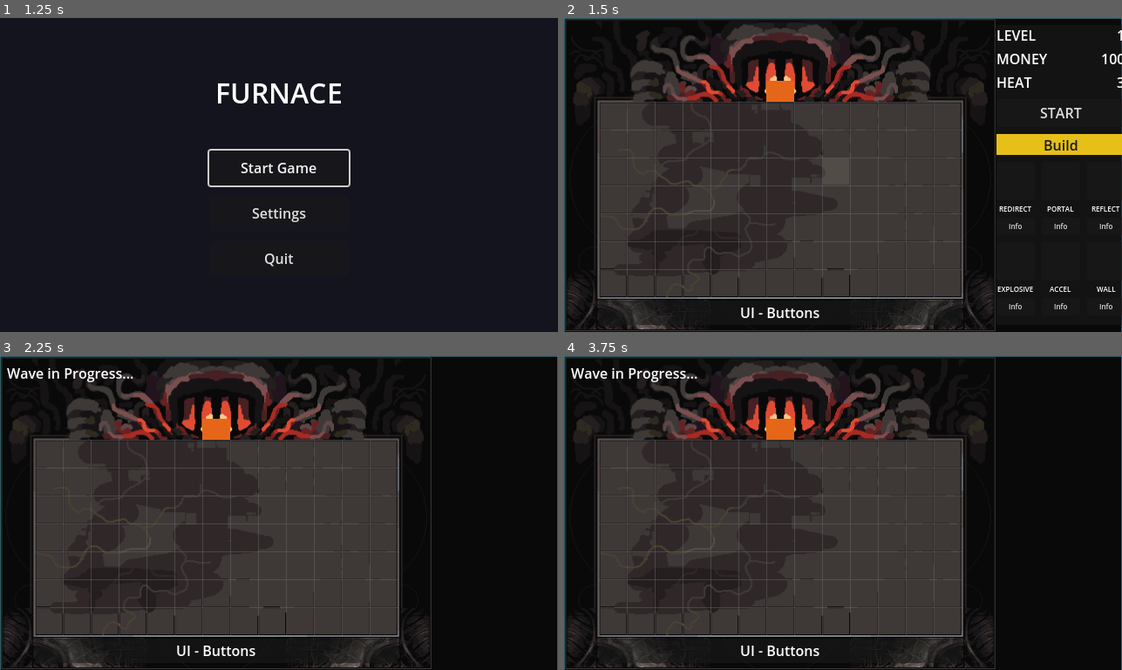
Above: before the commit, frames 1-4 (two rows, left to right).
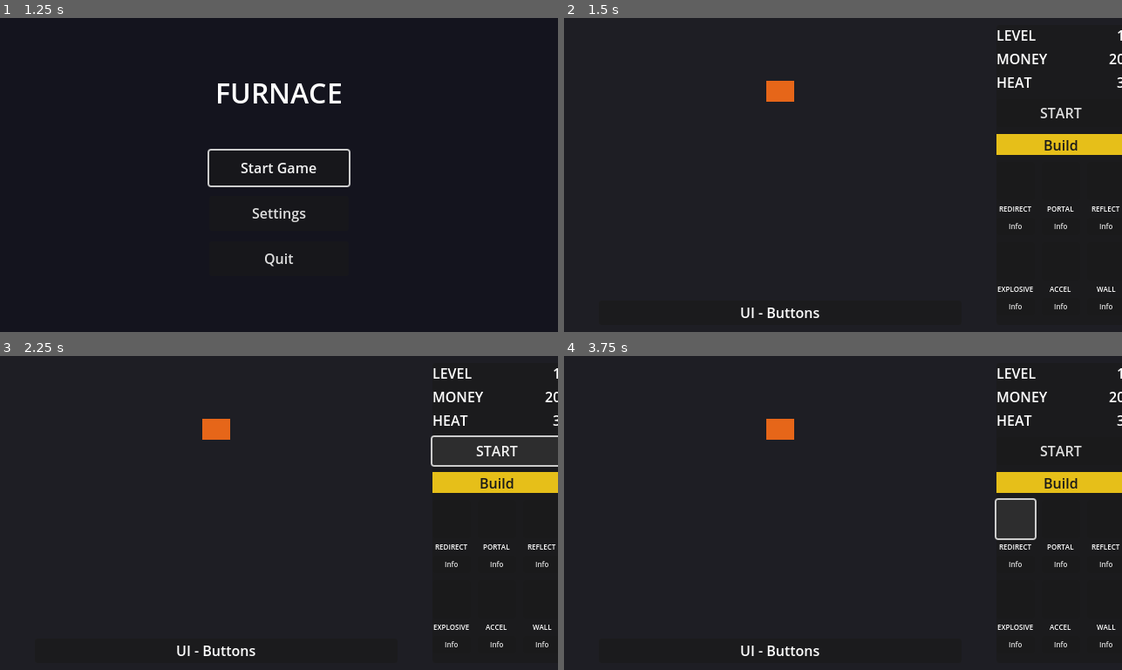
Above: after the commit, the same moments.

Repository: Arcane-Laboratory/Furnace
Game: Godot game, scene res://scenes/ui/title_screen.tscn
Two runs of this game, one before a commit and one after it. Both use one fixed random seed, a clock stepped at 60 frames per second and the inputs below.
Inputs (mouse positions are in pixels of both pictures, inside the frame that each line leads up to):
- Up to frame 1 (1.25 s): tap Enter at 0.5 s; move the mouse to (401, 159) at 0.52 s; click (401, 159) at 0.67 s
- Up to frame 2 (1.5 s): click "Start Game" at 1.25 s
- Up to frame 3 (2.25 s): click "START" at 2 s
- Up to frame 4 (3.75 s): click (1060, 450) at 2.75 s, where only the run after the commit has a clickable "START"; click (1015, 519) at 3.52 s

Frame 1 is identical in both runs. In frame 2, 48% of the frame differs, in the area x 0-100%, y 0-100%; in frame 3, 53%; in frame 4, 52%.
Error after the commit: Parse Error: Cannot infer the type of "tile" variable because the value doesn't have a set type. (res://scripts/game/game_scene.gd:105)

Commit message:
debugging game scene

Diff:
--- a/godot/project.godot
+++ b/godot/project.godot
@@ -20,6 +20,7 @@
 GameConfig="*res://scripts/autoload/game_config.gd"
 GameManager="*res://scripts/autoload/game_manager.gd"
 SceneManager="*res://scripts/autoload/scene_manager.gd"
+TileManager="*res://scripts/tiles/tile_manager.gd"
 
 [display]
 
--- a/godot/scenes/game/game_scene.tscn
+++ b/godot/scenes/game/game_scene.tscn
@@ -12,13 +12,17 @@
 color = Color(0.12, 0.12, 0.14, 1)
 
 [node name="Background" type="Sprite2D" parent="."]
+texture_filter = 1
 position = Vector2(320, 180)
-texture_filter = 1
 
 [node name="GameBoard" type="Node2D" parent="."]
 position = Vector2(40, 96)
 
 [node name="GridOverlay" type="Node2D" parent="GameBoard"]
+
+[node name="Tiles" type="Node2D" parent="GameBoard"]
+
+[node name="SpawnPoints" type="Node2D" parent="GameBoard"]
 
 [node name="FurnaceEntry" type="Node2D" parent="GameBoard"]
 position = Vector2(208, 0)
@@ -27,7 +31,6 @@
 offset_left = -16.0
 offset_top = -24.0
 offset_right = 16.0
-offset_bottom = 0.0
 color = Color(0.9, 0.4, 0.1, 1)
 
 [node name="Enemies" type="Node2D" parent="GameBoard"]
--- a/godot/scripts/game/game_scene.gd
+++ b/godot/scripts/game/game_scene.gd
@@ -8,6 +8,8 @@
 @onready var grid_overlay: Node2D = $GameBoard/GridOverlay
 @onready var background: Sprite2D = $Background
 @onready var game_board: Node2D = $GameBoard
+@onready var tiles_container: Node2D = $GameBoard/Tiles
+@onready var spawn_points_container: Node2D = $GameBoard/SpawnPoints
 
 # Stats labels
 @onready var level_value: Label = $UILayer/RightPanel/VBoxContainer/StatsContainer/LevelRow/LevelValue
@@ -18,8 +20,8 @@
 var is_paused: bool = false
 var selected_rune_type: String = ""
 
-# Grid state: 2D array tracking what's placed on each tile
-var grid_state: Array = []
+# Level data
+var current_level_data: LevelData = null
 
 # Hover highlight
 var hover_highlight: ColorRect
@@ -29,9 +31,11 @@
 
 func _ready() -> void:
 	_load_background()
-	_init_grid_state()
+	_load_level_data()
+	_initialize_tile_system()
 	_draw_grid()
 	_create_hover_highlight()
+	_create_spawn_point_markers()
 
 	GameManager.reset_for_level(GameManager.current_level)
 	GameManager.resources_changed.connect(_on_resources_changed)
@@ -53,13 +57,56 @@
 		background.texture = load(bg_path)
 
 
-func _init_grid_state() -> void:
-	grid_state.clear()
+func _load_level_data() -> void:
+	# Try to load level data resource, or create default
+	var level_path := "res://levels/level_%d.tres" % GameManager.current_level
+	if ResourceLoader.exists(level_path):
+		current_level_data = load(level_path) as LevelData
+	else:
+		# Create default level data for testing
+		current_level_data = _create_default_level_data()
+
+
+func _create_default_level_data() -> LevelData:
+	var level_data := LevelData.new()
+	level_data.level_number = GameManager.current_level
+	level_data.level_name = "Level %d" % GameManager.current_level
+	level_data.starting_resources = GameConfig.get_level_resources(GameManager.current_level)
+
+	# Default spawn points (bottom of grid)
+	level_data.spawn_points = [
+		Vector2i(3, GameConfig.GRID_ROWS - 1),
+		Vector2i(6, GameConfig.GRID_ROWS - 1),
+		Vector2i(9, GameConfig.GRID_ROWS - 1),
+	]
+
+	# Default furnace position (top center)
+	level_data.furnace_position = Vector2i(6, 0)
+
+	# Default enemy wave
+	level_data.enemy_waves = [
+		{"enemy_type": "basic", "spawn_point": 0, "delay": 0.0},
+		{"enemy_type": "basic", "spawn_point": 1, "delay": 1.0},
+		{"enemy_type": "basic", "spawn_point": 2, "delay": 2.0},
+	]
+
+	return level_data
+
+
+func _initialize_tile_system() -> void:
+	# Initialize TileManager with level data
+	TileManager.initialize_from_level_data(current_level_data)
+
+	# Add all tiles to the scene and set their positions
+	# We need to iterate through the tiles dictionary to get both position and tile
 	for x in range(GameConfig.GRID_COLUMNS):
-		var column: Array = []
 		for y in range(GameConfig.GRID_ROWS):
-			column.append(null)  # null = empty, or store rune/wall data
-		grid_state.append(column)
+			var grid_pos := Vector2i(x, y)
+			var tile := TileManager.get_tile(grid_pos)
+			if tile and is_instance_valid(tile):
+				tiles_container.add_child(tile)
+				# Set grid position after adding to tree (ensures node is ready)
+				tile.set_grid_position(grid_pos)
 
 
 func _draw_grid() -> void:
@@ -98,8 +145,17 @@
 
 
 func _update_hover_highlight() -> void:
+	if not hover_highlight:
+		return
+
 	if GameManager.current_state != GameManager.GameState.BUILD_PHASE:
 		hover_highlight.color.a = 0.0
+		# Clear tile highlights
+		if current_hover_cell != Vector2i(-1, -1):
+			var tile := TileManager.get_tile(current_hover_cell)
+			if tile:
+				tile.set_highlight(false)
+			current_hover_cell = Vector2i(-1, -1)
 		return
 
 	var mouse_pos := get_global_mouse_position()
@@ -114,16 +170,38 @@
 		var new_cell := Vector2i(cell_x, cell_y)
 
 		if new_cell != current_hover_cell:
+			# Clear previous tile highlight
+			if current_hover_cell != Vector2i(-1, -1):
+				var prev_tile := TileManager.get_tile(current_hover_cell)
+				if prev_tile:
+					prev_tile.set_highlight(false)
+
 			current_hover_cell = new_cell
+
+			# Update hover highlight position
 			_animate_highlight_to_cell(cell_x, cell_y)
+
+			# Update tile highlight based on buildability
+			var tile := TileManager.get_tile(new_cell)
+			if tile:
+				if TileManager.is_buildable(new_cell):
+					tile.set_highlight(true, "hover")
+				else:
+					tile.set_highlight(true, "invalid")
 	else:
 		# Mouse outside grid
 		if current_hover_cell != Vector2i(-1, -1):
+			var tile := TileManager.get_tile(current_hover_cell)
+			if tile:
+				tile.set_highlight(false)
 			current_hover_cell = Vector2i(-1, -1)
 			_fade_out_highlight()
 
 
 func _animate_highlight_to_cell(cell_x: int, cell_y: int) -> void:
+	if not hover_highlight:
+		return
+
 	# Position the highlight
 	hover_highlight.position = Vector2(
 		cell_x * GameConfig.TILE_SIZE + 1,
@@ -142,11 +220,41 @@
 
 
 func _fade_out_highlight() -> void:
+	if not hover_highlight:
+		return
+
 	if highlight_tween and highlight_tween.is_valid():
 		highlight_tween.kill()
 
 	highlight_tween = create_tween()
 	highlight_tween.tween_property(hover_highlight, "color", Color(1.0, 0.9, 0.5, 0.0), 0.15)
+
+
+func _create_spawn_point_markers() -> void:
+	if not current_level_data:
+		return
+
+	# Clear existing markers
+	for child in spawn_points_container.get_children():
+		child.queue_free()
+
+	# Create markers for each spawn point
+	var marker_scene := load("res://scenes/tiles/spawn_point_marker.tscn")
+	if marker_scene:
+		for spawn_pos in current_level_data.spawn_points:
+			var marker_node: Node = marker_scene.instantiate()
+			if not marker_node:
+				push_error("Failed to instantiate spawn_point_marker.tscn")
+				continue
+			var marker: Node2D = marker_node as Node2D
+			if not marker:
+				push_error("Spawn point marker is not a Node2D")
+				continue
+			marker.position = Vector2(
+				spawn_pos.x * GameConfig.TILE_SIZE + GameConfig.TILE_SIZE / 2,
+				spawn_pos.y * GameConfig.TILE_SIZE + GameConfig.TILE_SIZE / 2
+			)
+			spawn_points_container.add_child(marker)
 
 
 func _input(event: InputEvent) -> void:
Not shown: 1 places in godot/scenes/game/game_scene.tscn that only renumber resources
